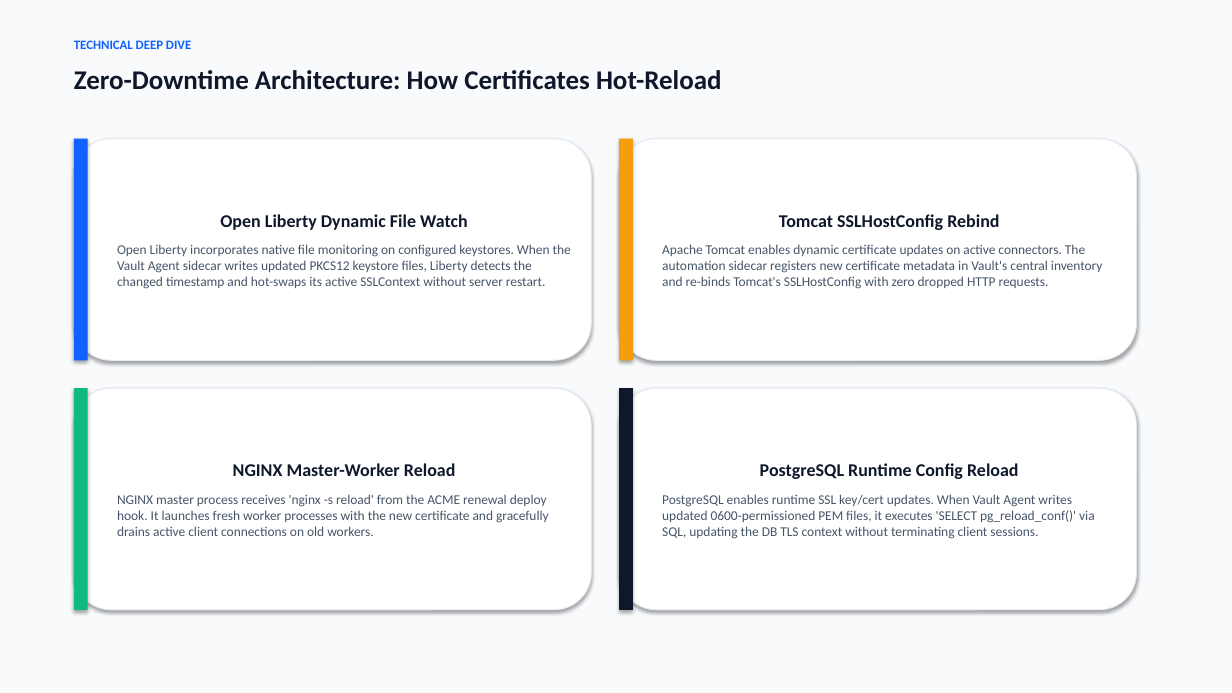
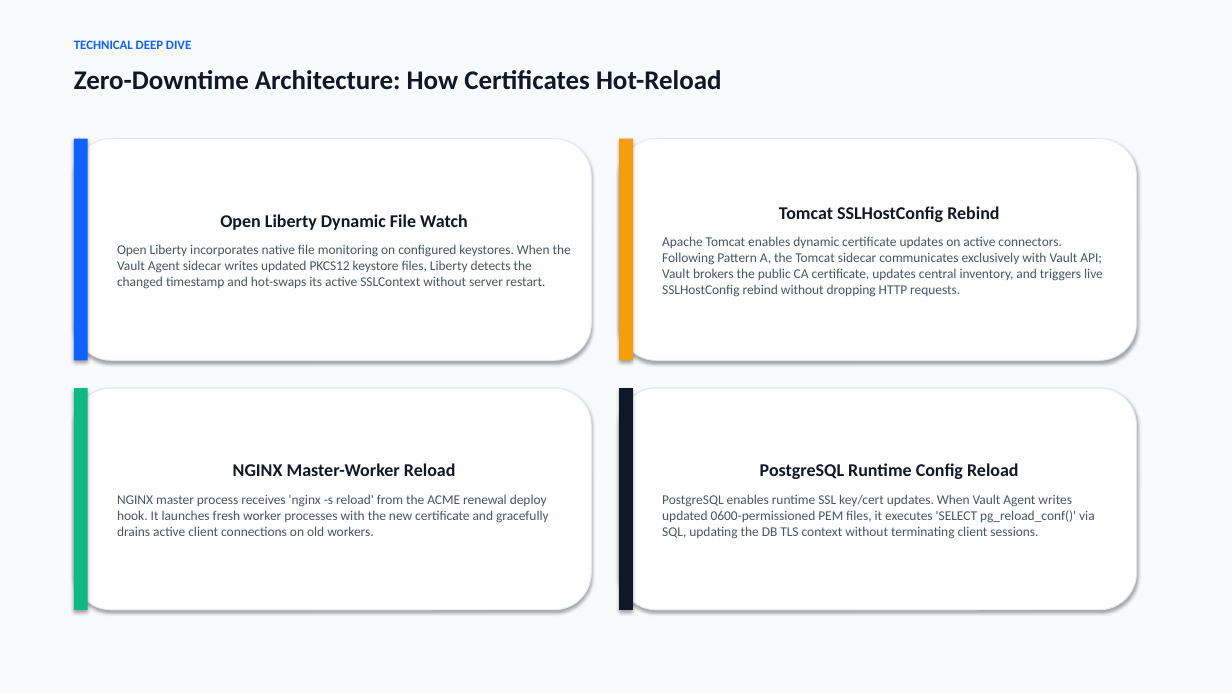
Before and after one commit to isalkovic/ibm-vault-clm-demo, a slide deck: slide 6 of Certificate_Lifecycle_Management_Vault_Sales_Pitch.pptx. Drawn at 1232x693 pixels with LibreOffice and Linux fonts; fonts in the diff are those of the drawing. Boxes give left, top, right and bottom in pixels: in the first picture for what was removed or moved away, otherwise in the second. Text is boxed around its words. In the diff, an @@ line names an element or a change of style, - is before the commit and + after.

Commit message:
docs(pptx): update sales pitch slides to reflect Pattern A for Tomcat

```diff
--- a/Certificate_Lifecycle_Management_Vault_Sales_Pitch.pptx
+++ b/Certificate_Lifecycle_Management_Vault_Sales_Pitch.pptx
@@ text in rounded rectangle at bbox=[662, 236, 1103, 297]: text changed @@
-Apache Tomcat enables dynamic certificate updates on active connectors. The automation sidecar registers new certificate metadata in Vault's central inventory and re-binds Tomcat's SSLHostConfig with zero dropped HTTP requests.
+Apache Tomcat enables dynamic certificate updates on active connectors. Following Pattern A, the Tomcat sidecar communicates exclusively with Vault API; Vault brokers the public CA certificate, updates central inventory, and triggers live SSLHostConfig rebind without dropping HTTP requests.
```
Also in this commit, not shown: 1 other slide changed.
